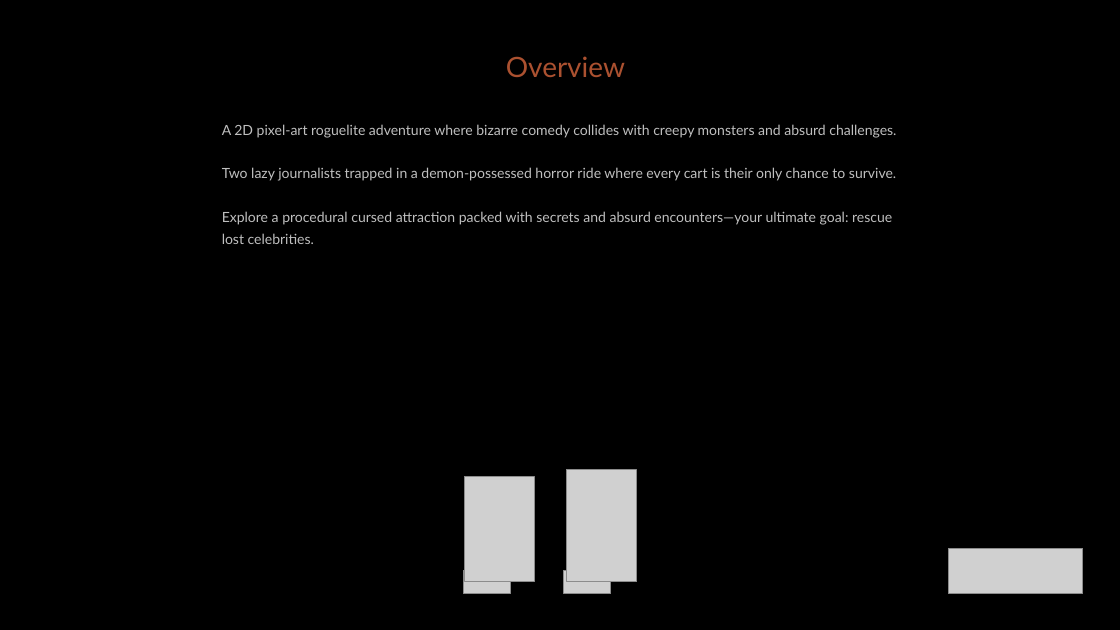
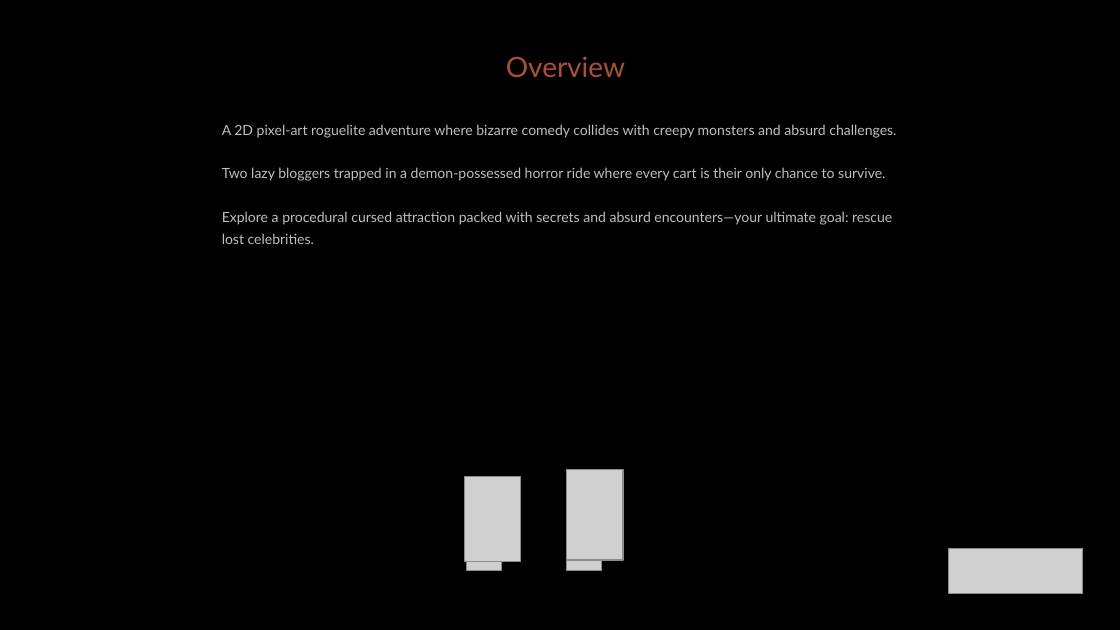
Before and after one commit to diegohcanepa/Remizione, a slide deck: slide 2 of Pitch Deck.pptx. Drawn at 1120x630 pixels with LibreOffice and Linux fonts; fonts in the diff are those of the drawing; grey boxes stand for pictures; background and template pictures are left out. Boxes give left, top, right and bottom in pixels: in the first picture for what was removed or moved away, otherwise in the second. Text is boxed around its words. In the diff, an @@ line names an element or a change of style, - is before the commit and + after.

Commit message:
Updated pitch deck.
Added RideRoom.

ProceduralRoom is now abstract.

```diff
--- a/Pitch Deck.pptx
+++ b/Pitch Deck.pptx
@@ subtitle at (222,167,885,181): text changed @@
-Two lazy journalists trapped in a demon-possessed horror ride where every cart is their only chance to survive.
+Two lazy bloggers trapped in a demon-possessed horror ride where every cart is their only chance to survive.
@@ picture: place and size @@
-picture at (465,477,534,582)
+picture at (465,477,521,561)
@@ picture: place and size @@
-picture at (567,470,636,582)
+picture at (567,470,623,560)
@@ picture: place and size @@
-picture at (464,570,511,594)
+picture at (467,553,502,571)
@@ picture: place and size @@
-picture at (563,570,610,594)
+picture at (567,553,601,571)
```
Also in this commit, not shown: 12 other slides changed, 2 slides added, 2 slides removed, 5 other files.
